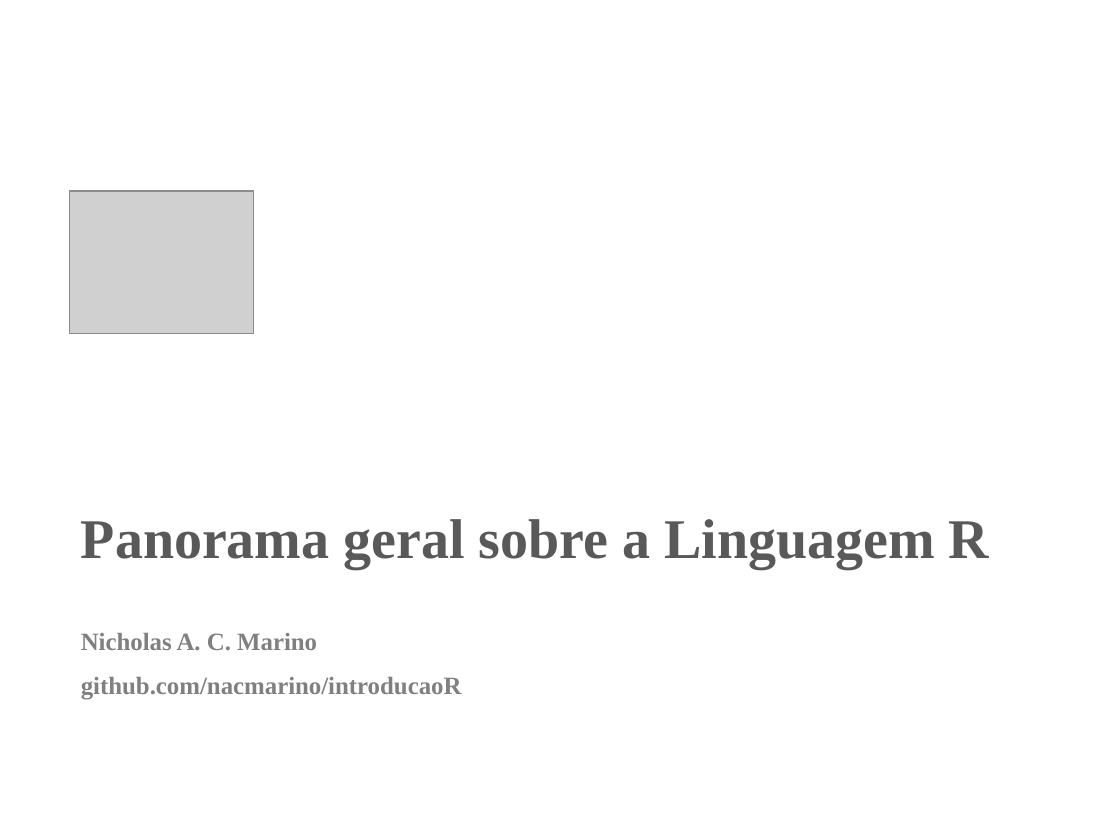
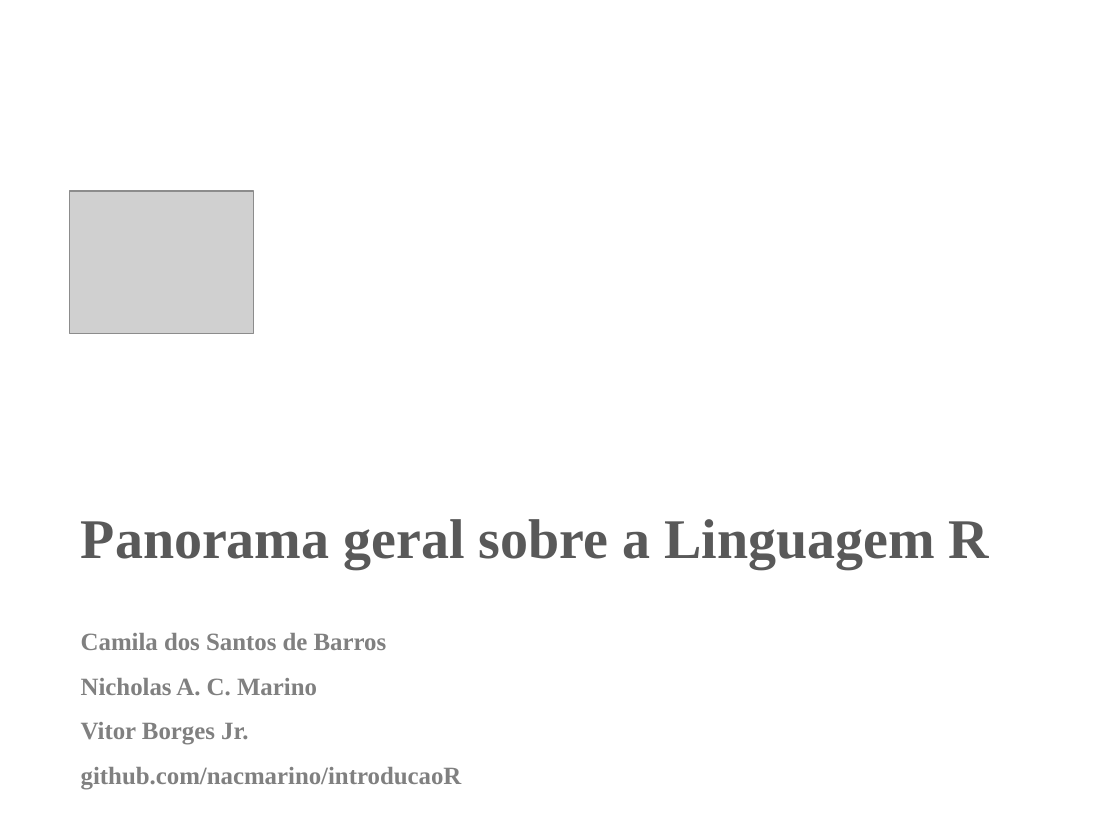
Before and after one commit to nacmarino/introducaoR, a slide deck: slide 1 of Dia 1/Panorama geral sobre a Linguagem R.pptx. Drawn at 1120x840 pixels with LibreOffice and Linux fonts; fonts in the diff are those of the drawing; grey boxes stand for pictures. Boxes give left, top, right and bottom in pixels: in the first picture for what was removed or moved away, otherwise in the second. Text is boxed around its words. In the diff, an @@ line names an element or a change of style, - is before the commit and + after.

```diff
--- a/Dia 1/Panorama geral sobre a Linguagem R.pptx
+++ b/Dia 1/Panorama geral sobre a Linguagem R.pptx
@@ text at (81,633,387,650): paragraph added @@
+Camila dos Santos de Barros
@@ text at (81,722,248,745): paragraph added @@
+Vitor Borges Jr.
```
Also in this commit, not shown: 11 other files.
